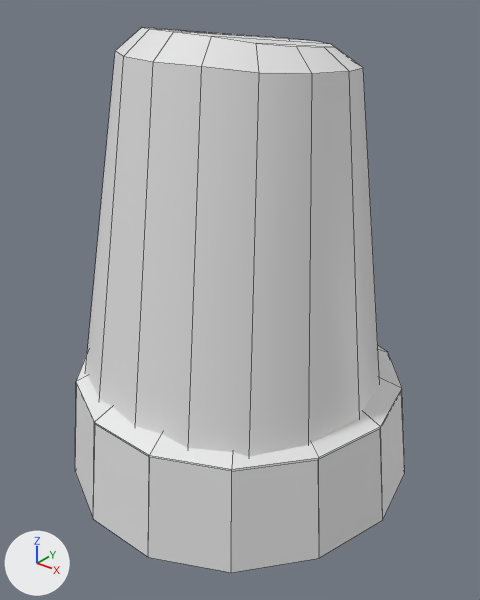
Before and after pictures for a commit that changed the FBX model Assets/Meshes/SM_Gyrohpare.FBX.
Camera for both pictures: a 50 mm camera at (0.287, -0.356, 0.364) aimed at (0.008, -0.007, 0.147). Every picture has the same lights, and +X, +Y and +Z are marked at lower left. Mesh edges are drawn as thin lines. Where no turn or scale is listed for an object, it has been applied to the vertices.

Script lines for the objects in view, before the commit:
```python
me_mesh = bpy.data.meshes.new('Mesh')
me_mesh.from_pydata(...)  # 480 vertices, 451 faces; spans x -0.135..0.135, y -0.131..0.131, z 0.0..0.336
ob_gyrophare = bpy.data.objects.new('Gyrophare', me_mesh)
ob_gyrophare.location = (0.0, 0.0, 0.0)
```
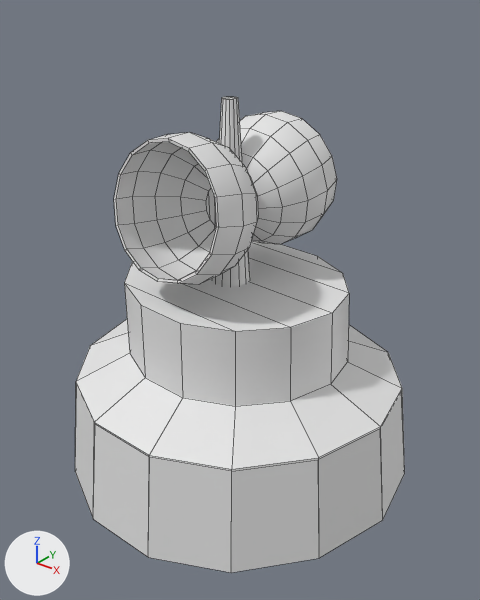
Boxes (x1, y1, x2, y2) around the edits, measured in the pictures (480 x 600 px):
'Gyrophare', reshaped (13% shorter): before (75, 27, 405, 573); after (75, 97, 405, 573)
part 1 of me_mesh, deleted: before (86, 27, 380, 457)

Patch to the scene script:
```diff
--- a/Assets/Meshes/SM_Gyrohpare.FBX.py
+++ b/Assets/Meshes/SM_Gyrohpare.FBX.py
@@ me_mesh @@
 me_mesh.from_pydata(...)  # 480 vertices, 451 faces; spans x -0.135..0.135, y -0.131..0.131, z 0.0..0.336
 # used by ob_gyrophare; location = (0.0, 0.0, 0.0)
+# me_mesh part 1: the loose piece of 48 vertices spanning x -0.121..0.113, y -0.113..0.115, z 0.068..0.336 is deleted
```
